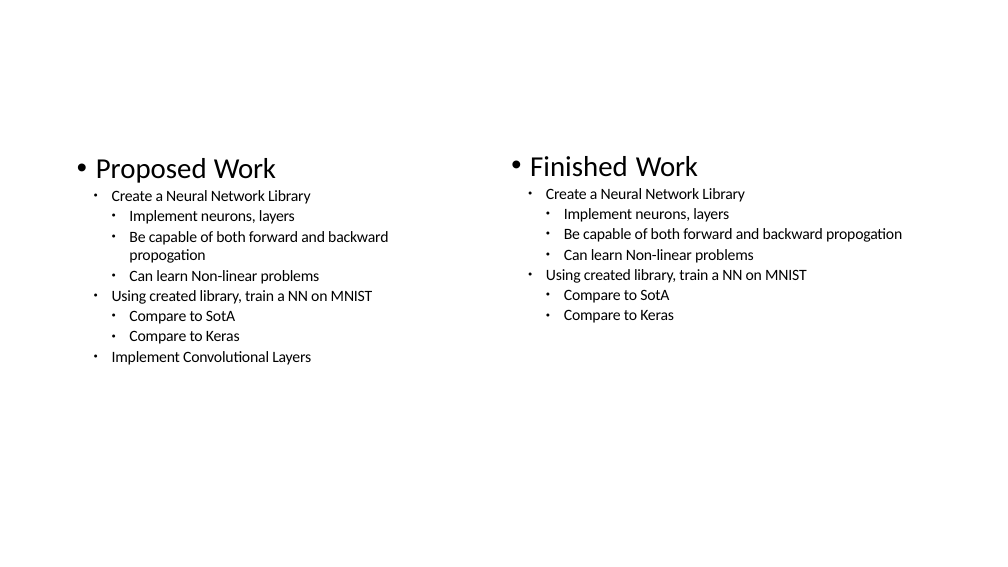
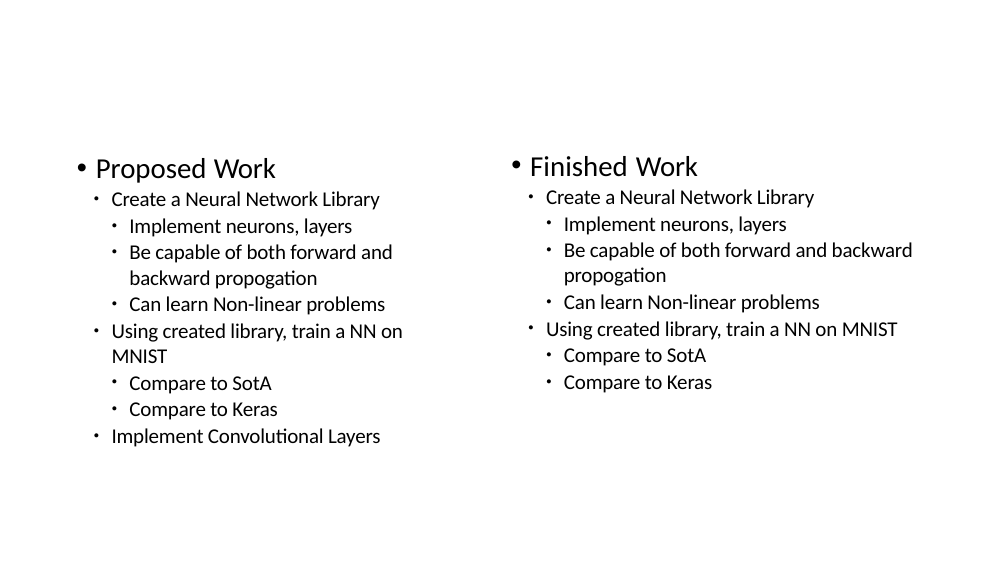
Before and after one commit to zpearson36/cs898, a slide deck: slide 2 of project/presentation.pptx. Drawn at 1008x567 pixels with LibreOffice and Linux fonts; fonts in the diff are those of the drawing; background and template pictures are left out. Boxes give left, top, right and bottom in pixels: in the first picture for what was removed or moved away, otherwise in the second. Text is boxed around its words. In the diff, an @@ line names an element or a change of style, - is before the commit and + after.

```diff
--- a/project/presentation.pptx
+++ b/project/presentation.pptx
@@ text at bbox=[112, 191, 403, 447]: size 15 to 20 pt @@
@@ text at bbox=[546, 189, 913, 393]: size 15 to 20 pt @@
```
Also in this commit, not shown: 2 other slides changed, 4 slides added, 2 slides removed.
